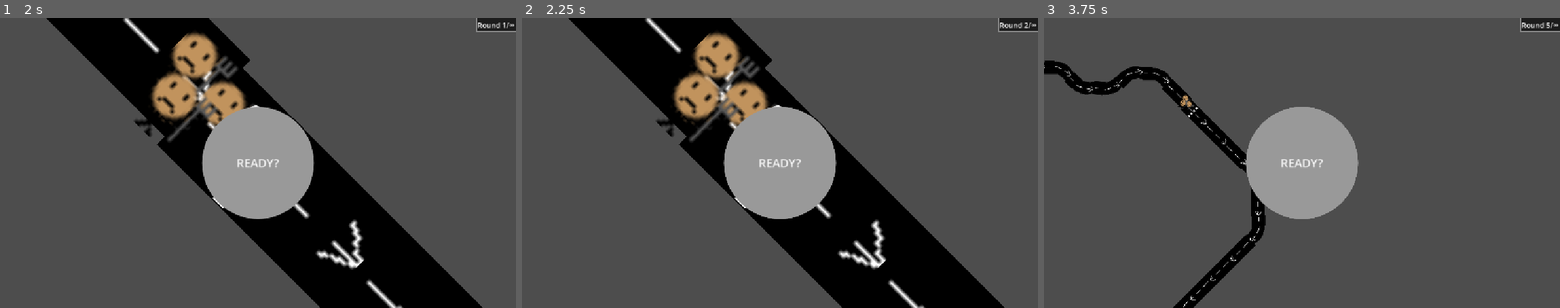
Above: before the commit, frames 1-3 (left to right).
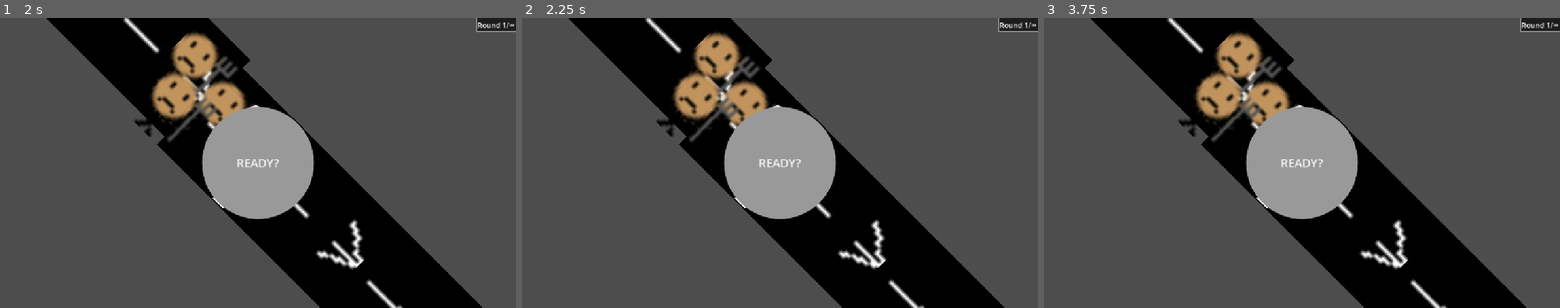
Above: after the commit, the same moments.

Repository: KIT-GameJam/dattel-jam
Game: Godot game, scene res://core/game.tscn
Two runs of this game, one before a commit and one after it. Both use one fixed random seed, a clock stepped at 60 frames per second and the inputs below. This scene is started directly instead of the project's main scene.
Inputs:
- Up to frame 1 (2 s): click "READY?" at 0.5 s; click "READY?" at 1.25 s
- Up to frame 2 (2.25 s): tap Enter at 2 s; hold D (right) from 2.03 s (still down); tap Space (temp_reach_goal) at 2.1 s
- Up to frame 3 (3.75 s): tap Space (temp_reach_goal) at 2.75, 2.85, 3.6 s; release D (right) at 2.78 s; hold A (left) 2.78-3.53 s; tap Enter at 3.5 s; hold D (right) from 3.53 s (still down)

Frame 1 is identical in both runs. In frame 2, 0.1% of the frame differs, in the area x 39-99%, y 1-70%; in frame 3, 25%, in the area x 0-98%, y 0-100%.
Error in both runs: Trying to return a value of type "Node (Game)" from a function whose return type is "GameManager". (res://core/global.gd:9)

Commit message:
Fix temp_reach_goal

Diff:
--- a/game.gd
+++ b/game.gd
@@ -22,8 +22,8 @@
 func _ready() -> void:
 	_reload_level()
 
-func _process(delta: float) -> void:
-	if Input.is_action_just_pressed("temp_reach_goal"):
+func _process(_delta: float) -> void:
+	if Global.DEBUG and not ready_ui and stage < max_stages and Input.is_action_just_pressed("temp_reach_goal"):
 		_end_level()
 
 func _reload_level() -> void:
@@ -54,7 +54,7 @@
 func _end_level() -> void:
 	stage += 1
 	cars.pop_back()
-	var new_car: HistoryObject =  car_scene.instantiate()
+	var new_car: HistoryObject = car_scene.instantiate()
 	new_car.set_history(player.get_history())
 	for c in cars:
 		level.remove_child(c)
